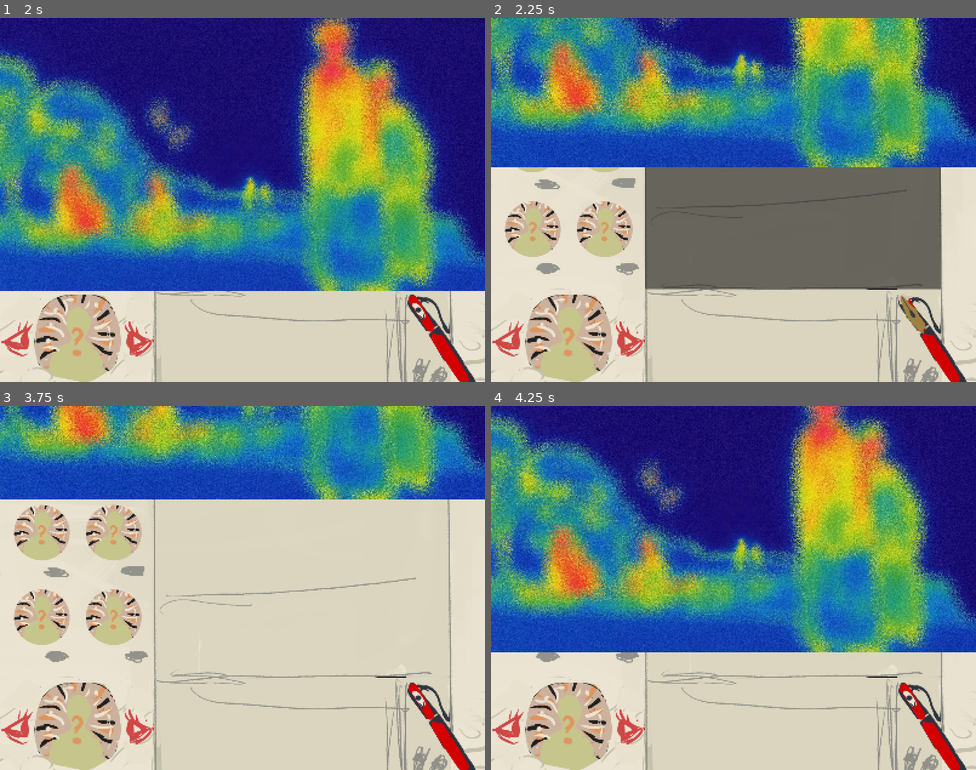
Above: before the commit, frames 1-4 (two rows, left to right).
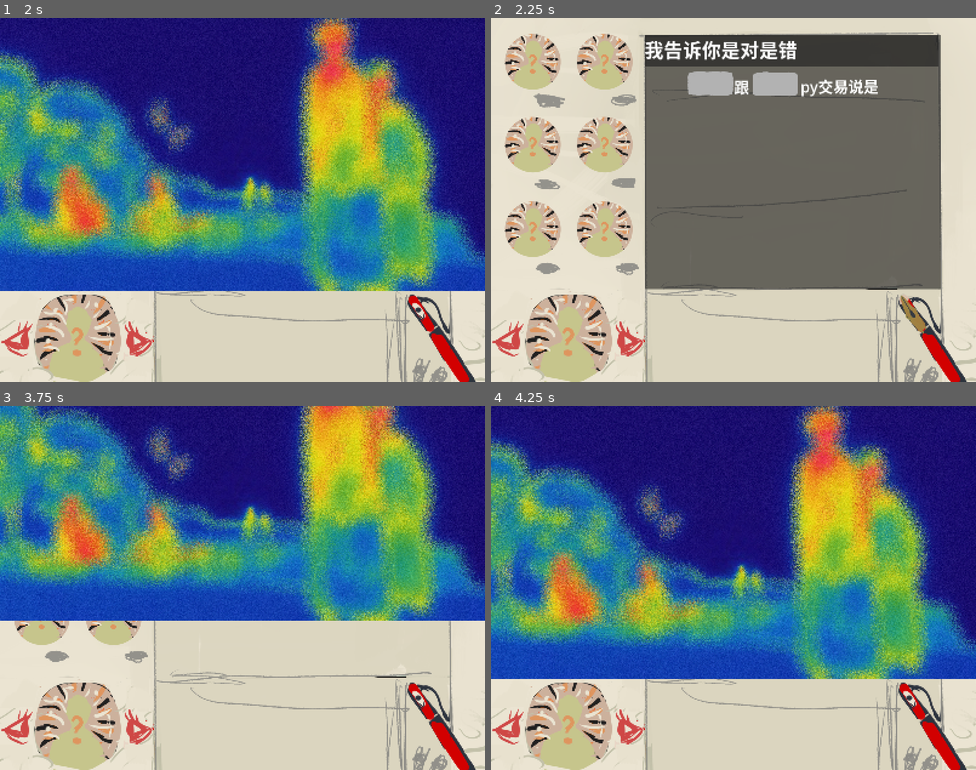
Above: after the commit, the same moments.

Repository: taobuliaoke/booom2026-4-26
Game: Godot game, scene res://Scenes/MianScene.tscn
Two runs of this game, one before a commit and one after it. Both use one fixed random seed, a clock stepped at 60 frames per second and the inputs below.
Inputs (mouse positions are in pixels of both pictures, inside the frame that each line leads up to):
- Up to frame 1 (2 s): click (135, 338) at 0.5 s; click (135, 338) at 1.25 s
- Up to frame 2 (2.25 s): click (937, 334) at 2 s
- Up to frame 3 (3.75 s): click (14, 726) at 2.75 s; click (446, 722) at 3.5 s
- Up to frame 4 (4.25 s): no input

Frame 1 is identical in both runs. In frame 2, 41% of the frame differs, in the area x 0-100%, y 0-41%; in frame 3, 58%, in the area x 0-100%, y 0-59%; in frame 4, 49%.

Commit message:
toggle_button.动画限制

Diff:
--- a/mars/Scenes/MianScene.tscn
+++ b/mars/Scenes/MianScene.tscn
@@ -2,18 +2,18 @@
 
 [ext_resource type="PackedScene" uid="uid://dbvrbw36e5sdv" path="res://Scenes/word_card.tscn" id="1_aywqq"]
 [ext_resource type="PackedScene" uid="uid://dk8obsm68d3lv" path="res://Scenes/tooltip_layer.tscn" id="1_eptn2"]
-[ext_resource type="Texture2D" uid="uid://p473w6ookrfi" path="res://Art/UI/Reason.png" id="2_eptn2"]
+[ext_resource type="Texture2D" uid="uid://p473w6ookrfi" path="res://art/UI/Reason.png" id="2_eptn2"]
 [ext_resource type="PackedScene" uid="uid://bnh43ra5a8v1" path="res://Scenes/Level/Level1.tscn" id="4_3sfxd"]
 [ext_resource type="Script" uid="uid://d06hbfc74n2aa" path="res://Script/ReasoningManager.gd" id="5_n4tjm"]
 [ext_resource type="PackedScene" uid="uid://xysgpobuo6ri" path="res://Scenes/slot.tscn" id="5_t6l3q"]
-[ext_resource type="Texture2D" uid="uid://ccos8vpca2o4h" path="res://Art/UI/ToggleButton.png" id="6_m5ntv"]
+[ext_resource type="Texture2D" uid="uid://ccos8vpca2o4h" path="res://art/UI/ToggleButton.png" id="6_m5ntv"]
 [ext_resource type="Script" uid="uid://euxiacw53p8f" path="res://Script/inventory.gd" id="6_vomyu"]
 [ext_resource type="Script" uid="uid://b37xwlbk8r7he" path="res://Script/toggle_button.gd" id="6_xgatw"]
 [ext_resource type="PackedScene" uid="uid://doxfsuld4fsb0" path="res://Scenes/Level/level_2.tscn" id="7_r5k81"]
 [ext_resource type="Script" uid="uid://b6u58vmkduulc" path="res://Script/slot2.gd" id="8_1r64c"]
-[ext_resource type="Texture2D" uid="uid://brrn0h66oisfm" path="res://Art/UI/ToggleButton_open.png" id="11_uxjin"]
-[ext_resource type="Texture2D" uid="uid://cr33bnba3bvl3" path="res://Art/UI/Prev_Button.png" id="14_plxtd"]
-[ext_resource type="Texture2D" uid="uid://by5nsnusdv2ls" path="res://Art/UI/Next_Button.png" id="15_r5k81"]
+[ext_resource type="Texture2D" uid="uid://brrn0h66oisfm" path="res://art/UI/ToggleButton_open.png" id="11_uxjin"]
+[ext_resource type="Texture2D" uid="uid://cr33bnba3bvl3" path="res://art/UI/Prev_Button.png" id="14_plxtd"]
+[ext_resource type="Texture2D" uid="uid://by5nsnusdv2ls" path="res://art/UI/Next_Button.png" id="15_r5k81"]
 [ext_resource type="Script" uid="uid://t08qf46lvxkv" path="res://Script/prev_button.gd" id="15_vomyu"]
 [ext_resource type="PackedScene" uid="uid://ubiero115yt2" path="res://Scenes/DialogueUI/character_dialog_ui.tscn" id="17_33k15"]
 [ext_resource type="Script" uid="uid://c7enuu6wi85ij" path="res://Script/next_button.gd" id="17_vomyu"]
--- a/mars/Script/toggle_button.gd
+++ b/mars/Script/toggle_button.gd
@@ -8,9 +8,13 @@
 var pressed_img = preload("res://art/UI/ToggleButton_open.png")
 #记录Environment的初始位置
 var env_original_pos:Vector2
+#动画状态锁
+var is_animating: bool = false
+
 
 func _ready() -> void:
-	reasoning_page.visible = false
+	if reasoning_page:
+		reasoning_page.visible = false
 	# 确保已经指定了 normal texture
 	if texture_normal:
 		texture_click_mask = create_bitmap_from_texture(texture_normal)
@@ -20,6 +24,13 @@
 
 
 func _pressed():
+	#拦截
+	if is_animating:
+		print('动画正在播放，无视多余的点击')
+		return
+
+	#没播动画，上锁
+	is_animating = true
 	# 切换显示或隐藏（取反逻辑）
 	reasoning_page.visible = !reasoning_page.visible
 	#执行场景平移补间动画
@@ -39,7 +50,10 @@
 #重生之，动画，做
 func run_env_animation(is_opening:bool):
 
-	if not environment:return
+	if not environment:
+		#如果没有场景，立刻解锁，防止死锁
+		is_animating = false
+		return
 
 	#创建tween
 	var tween = create_tween()
@@ -49,13 +63,18 @@
 
 	if  is_opening:
 		#推理页打开时，场景从下往上移出镜头（减去屏幕高度）
-		var target_pos = env_original_pos + Vector2(0,-1000)
-		tween.tween_property(environment,'position',target_pos,1.5)
+		var target_pos = env_original_pos - Vector2(0, get_viewport_rect().size.y)
+		tween.tween_property(environment,'position',target_pos,0.5)
 	else:
 
 		#推理页关闭，场景归位
-		tween.tween_property(environment,'position',env_original_pos,1.5)
+		tween.tween_property(environment,'position',env_original_pos,0.5)
 
+	#用chain触发回调解锁按钮，再动画播放完毕后
+	tween.chain().tween_callback(func():
+		is_animating = false
+		print('已解锁')
+	)
 
 func create_bitmap_from_texture(tex: Texture2D) -> BitMap:
 	var bitmap = BitMap.new()
